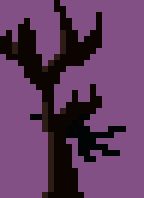
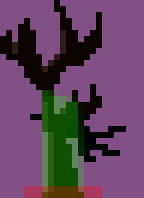
Revision of a layered 144×198 image; what changed, layer by layer:
showed group "Areas" (2 layers) over [24, 90, 102, 198]
